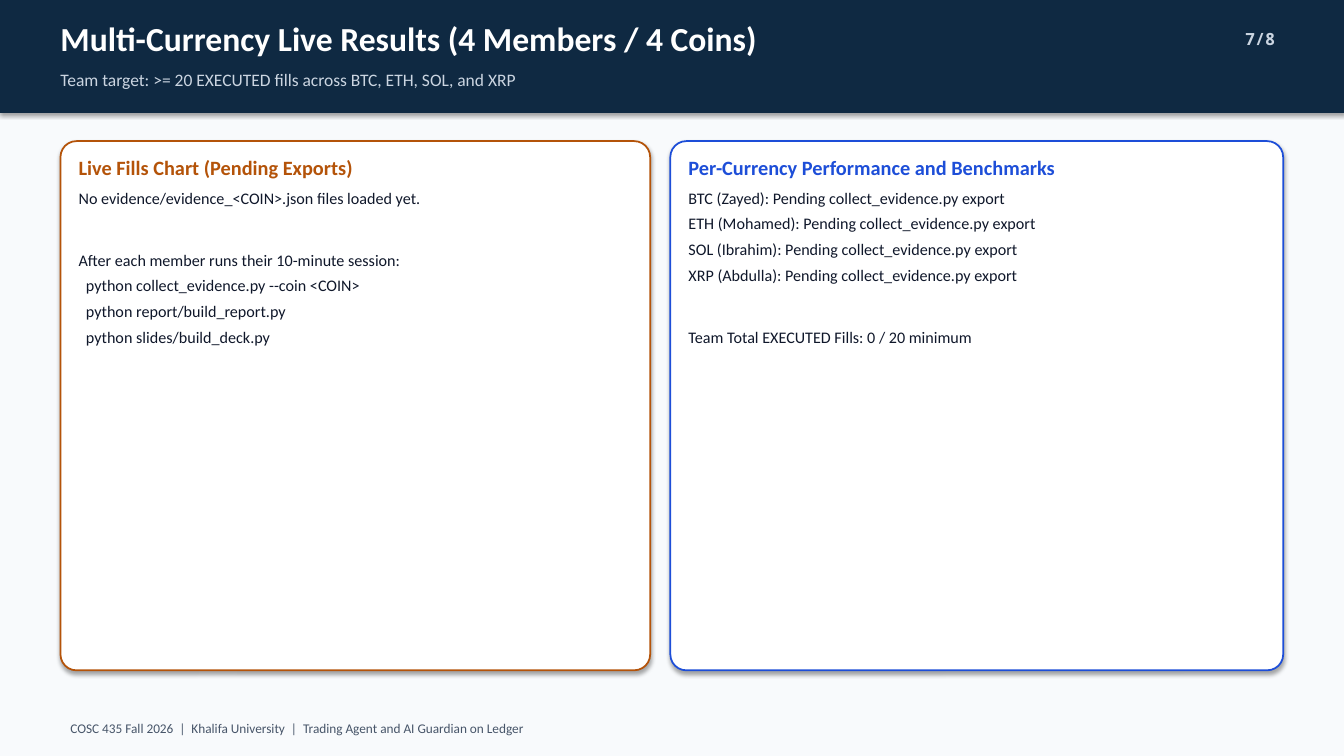
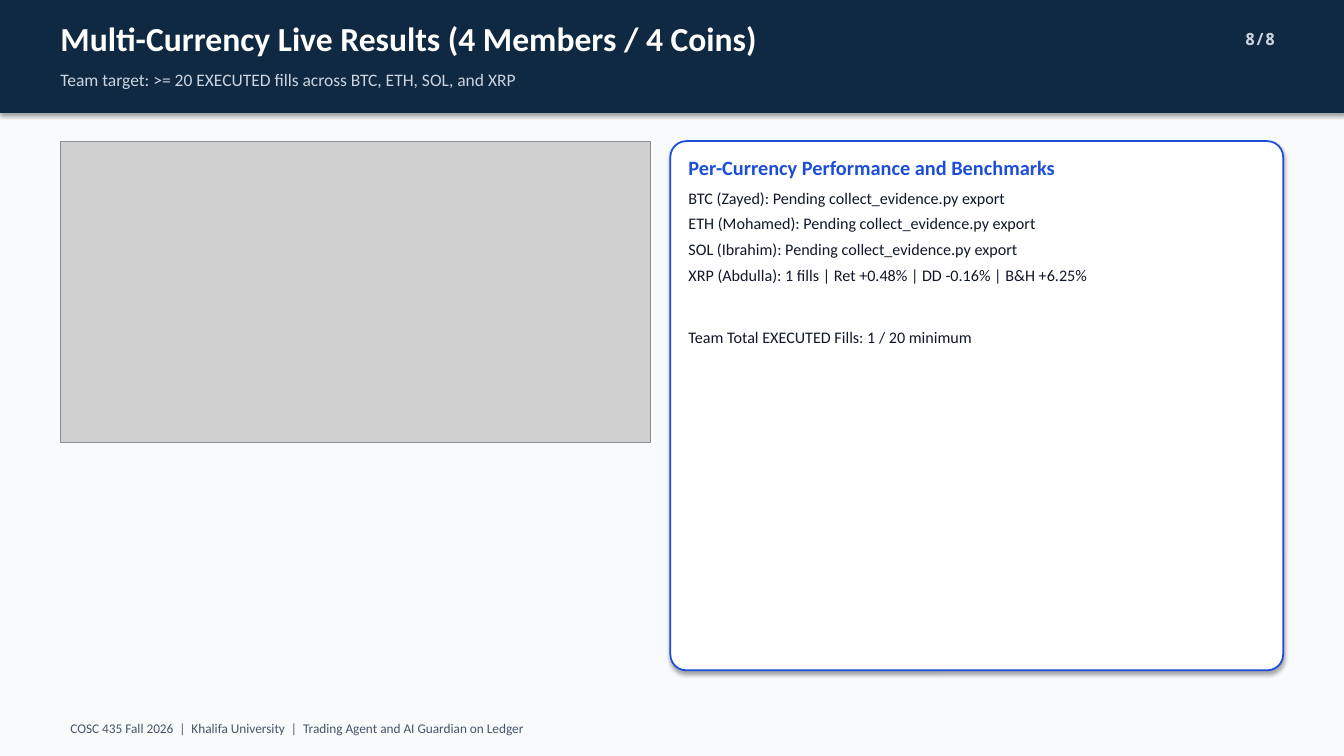
Before and after one commit to HaLTic/Ai_Security_Ledger_Project, a slide deck: slide 8 of slides/COSC435_Ledger_Guardian_Demo.pptx (slide 7 before the commit). Drawn at 1344x756 pixels with LibreOffice and Linux fonts; fonts in the diff are those of the drawing; grey boxes stand for pictures. Boxes give left, top, right and bottom in pixels: in the first picture for what was removed or moved away, otherwise in the second. Text is boxed around its words. In the diff, an @@ line names an element or a change of style, - is before the commit and + after.

Commit message:
docs: security-first report and deck with layer table, live attack evidence, Muse/DeepSeek setup

```diff
--- a/slides/COSC435_Ledger_Guardian_Demo.pptx
+++ b/slides/COSC435_Ledger_Guardian_Demo.pptx
@@ text at <box>1245,33,1275,45</box>: text changed @@
-7/8
+8/8
@@ rounded rectangle removed at <box>60,141,650,670</box> @@
@@ picture added at <box>60,141,650,443</box> @@
@@ text removed at <box>79,160,420,346</box> @@
-Live Fills Chart (Pending Exports)
-No evidence/evidence_<COIN>.json files loaded yet.
-After each member runs their 10-minute session:
-python collect_evidence.py --coin <COIN>
-python report/build_report.py
-python slides/build_deck.py
@@ text at <box>688,269,1087,343</box>: text changed @@
-XRP (Abdulla): Pending collect_evidence.py export
-Team Total EXECUTED Fills: 0 / 20 minimum
+XRP (Abdulla): 1 fills | Ret +0.48% | DD -0.16% | B&H +6.25%
+Team Total EXECUTED Fills: 1 / 20 minimum
```
Also in this commit, not shown: 7 other slides changed, 1 slide added, 4 other files.
